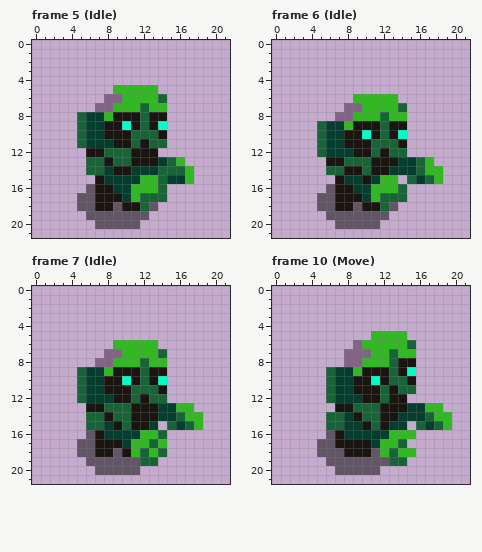
File history of a pixel-art file, Untitled/Enemies/Undead/Zombie.aseprite. The picture above is the old version.
22x22 pixels, 23 frames. Shown: frame 5 (Idle), frame 6 (Idle), frame 7 (Idle), frame 10 (Move). The commit also changed other frames, which this record leaves out.
And afterwards:
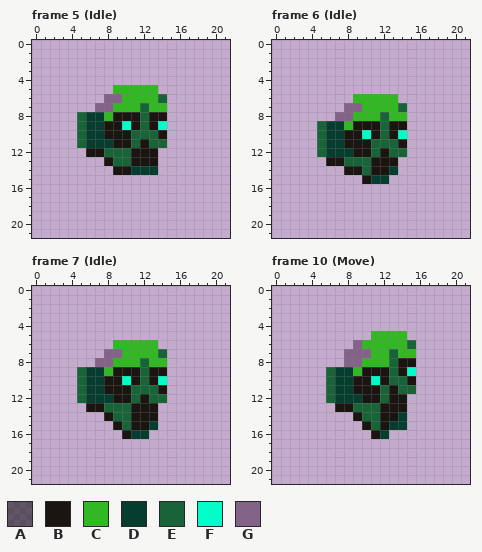
Palette (. is transparent): A #00000080  B #1a1511  C #32b823  D #053e2e  E #186438  F #00ffc8  G #846388
Change:
layer "Shadow" now hidden
Changed rows in their new state; - is an unchanged pixel.
Frame 5 (Idle):
first column x 5:
13 -..------...-
14 -...-----....
15 --...........
16 -.........---
17 ..........---
18 .........----
19 -.......-----
20 --.....------
Frame 6 (Idle):
first column x 5:
13 ---------....-
14 -..------.....
15 --...--D.-....
16 -.........----
17 ..........----
18 .........-----
19 -.......------
20 --.....-------
Frame 7 (Idle):
first column x 5:
13 ---------....-
14 -..------.....
15 -...------....
16 -....B-D..----
17 ..........----
18 ..........----
19 -........-----
20 --.....-------
Frame 10 (Move):
first column x 5:
13 ----------....-
14 -...------.....
15 -....------....
16 -.....B-...----
17 ..........-----
18 ...........----
19 -.........-----
20 --.....--------
